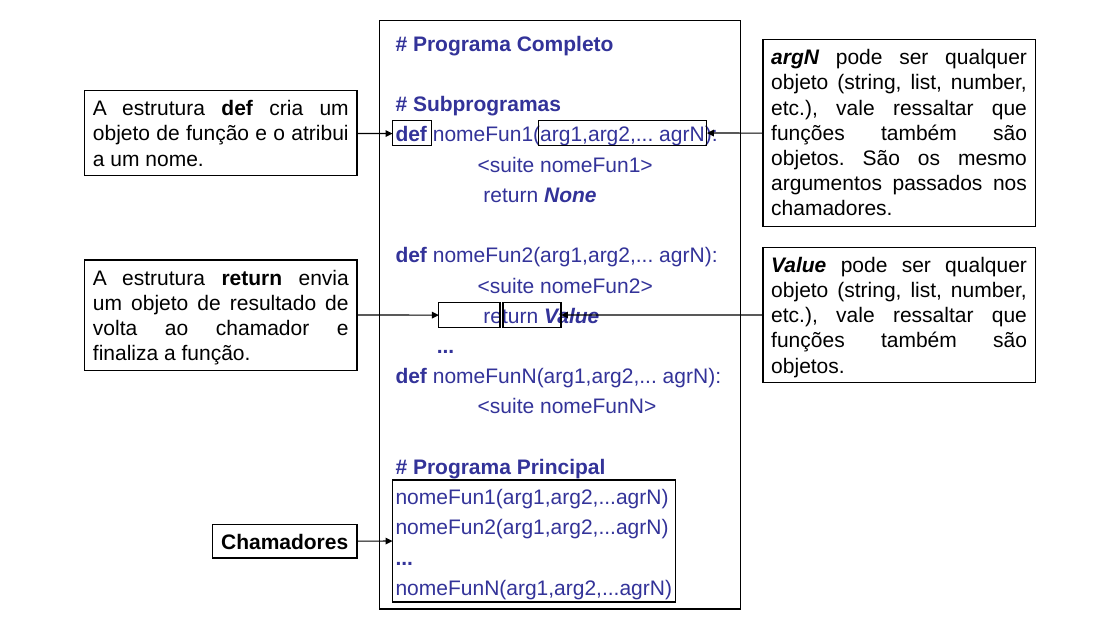
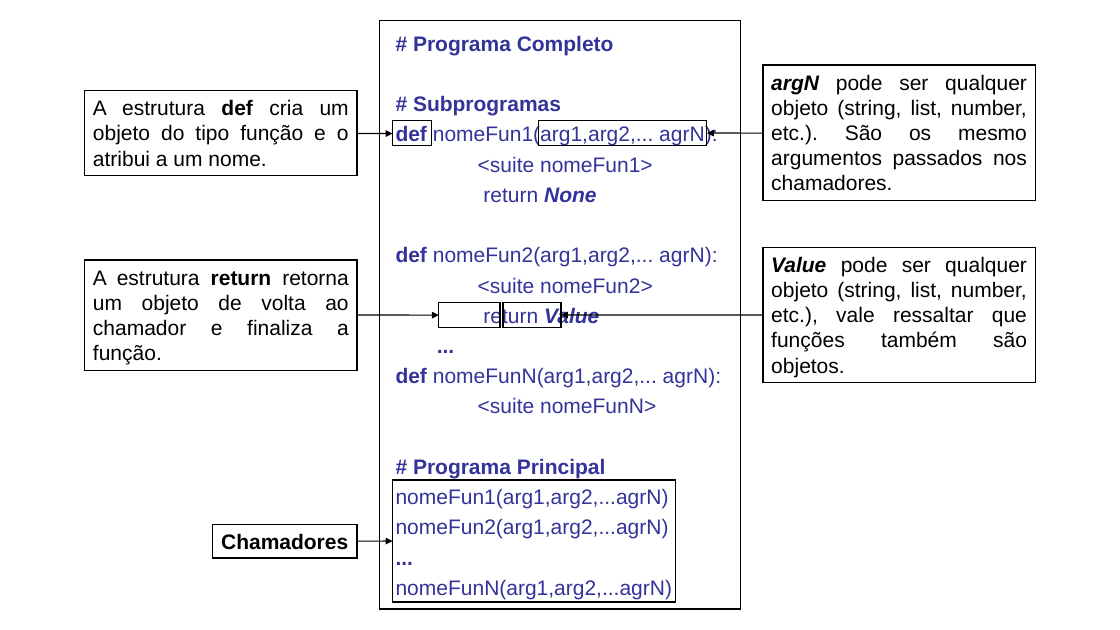
Before and after one commit to psloliveirajr/Introducao_a_Python3, a slide deck: slide 15 of img/imagens.pptx. Drawn at 1120x630 pixels with LibreOffice and Linux fonts; fonts in the diff are those of the drawing. Boxes give left, top, right and bottom in pixels: in the first picture for what was removed or moved away, otherwise in the second. Text is boxed around its words. In the diff, an @@ line names an element or a change of style, - is before the commit and + after.

```diff
--- a/img/imagens.pptx
+++ b/img/imagens.pptx
@@ rectangle "argN pode ser qualquer objeto ...": place and size @@
-rectangle "argN pode ser qualquer objeto ..." at box(763, 39, 1035, 226)
+rectangle "argN pode ser qualquer objeto ..." at box(763, 65, 1035, 201)
@@ text in rectangle at box(771, 74, 1027, 191): text changed @@
-argN pode ser qualquer objeto (string, list, number, etc.), vale ressaltar que funções também são objetos. São os mesmo argumentos passados nos chamadores.
+argN pode ser qualquer objeto (string, list, number, etc.). São os mesmo argumentos passados nos chamadores.
@@ text in rectangle at box(93, 99, 349, 167): text changed @@
-A estrutura def cria um objeto de função e o atribui a um nome.
+A estrutura def cria um objeto do tipo função e o atribui a um nome.
@@ text in rectangle at box(93, 270, 349, 365): text changed @@
-A estrutura return envia um objeto de resultado de volta ao chamador e finaliza a função.
+A estrutura return retorna um objeto de volta ao chamador e finaliza a função.
```
Also in this commit, not shown: 1 other slide changed, 4 other files.
